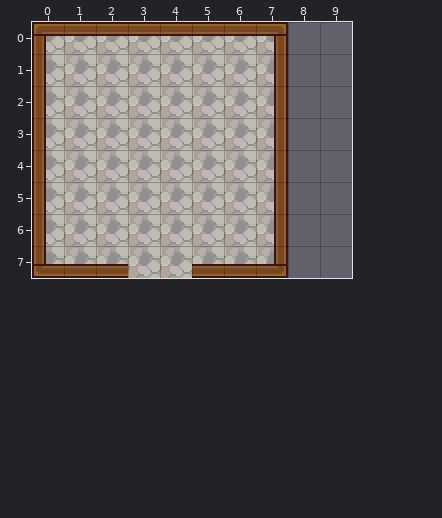
A Tiled map gets an edit: assets/maps/interior2.tmx. The picture above was drawn from the file before the commit.
Cells are 16x16 px. Shown: x 0..9, y 0..7. The old version is drawn lined up with the new one.
Now the later version:
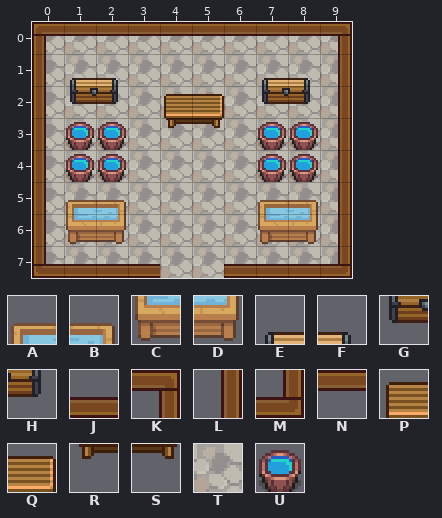
Key: from "Atlas_Props": A 10, B 11, C 28, D 29; from "Chest": E 0, F 1, G 8, H 9; from "Interior_build": J 7, K 10, L 12, M 16, N 19; from "Interior_decor": P 45, Q 46, R 56, S 57; from "Pixel 16 v2 village free": T 24, U 97.
_ is an empty cell.
Edits made:
map size 8x8 -> 10x8 cells
Layer "Terreno":
y 0..7: x 8..9 __ -> TT
Layer "Blocchi":
y 0: x 7..9 K__ -> NNK
y 1: x 7 L -> _; x 9 _ -> L
y 2: x 1..2 __ -> GH; x 7..9 L__ -> GHL
y 3: x 1..2 __ -> UU; x 4..5 __ -> RS; x 7..9 L__ -> UUL
y 4: x 1..2 __ -> UU; x 7..9 L__ -> UUL
y 5: x 7 L -> _; x 9 _ -> L
y 6: x 1..2 __ -> CD; x 7..9 L__ -> CDL
y 7: x 3 _ -> J; x 5 J -> _; x 7..9 M__ -> JJM
Layer "Blocchi2":
y 1: x 1..2 __ -> EF; x 7..8 __ -> EF
y 2: x 4..5 __ -> PQ
y 5: x 1..2 __ -> AB; x 7..8 __ -> AB
Changed places in both pictures, as pixel boxes (x1, y1, x2, y2):
changed: (258, 22, 352, 278)
added: (66, 78, 160, 278)
added: (164, 94, 224, 128)
removed: (192, 264, 224, 278)
